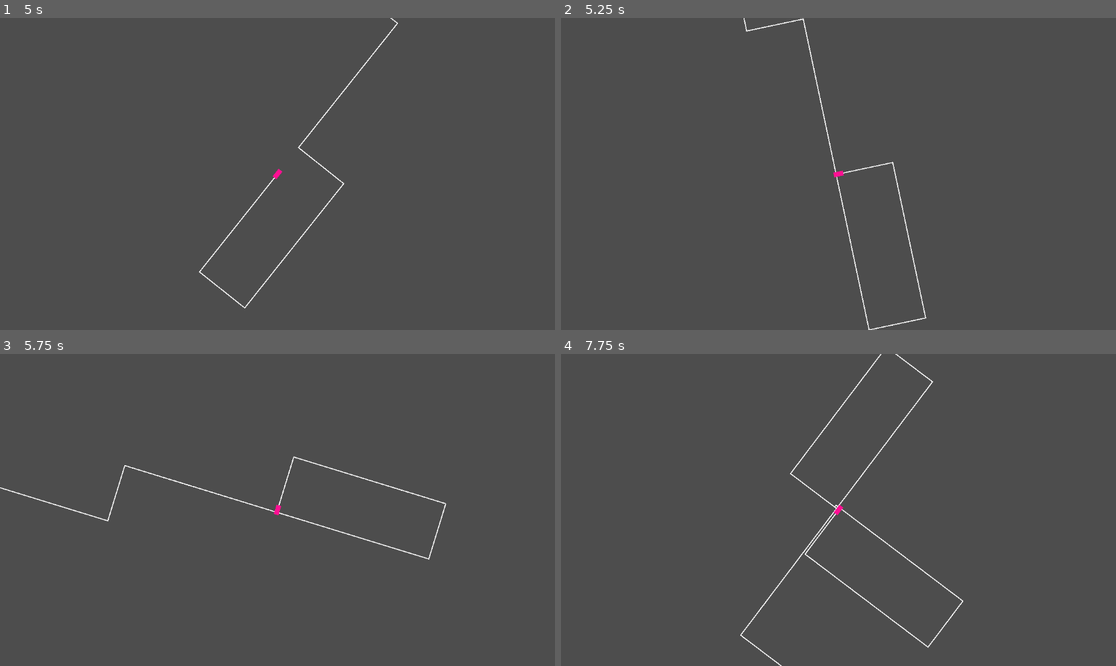
Above: before the commit, frames 1-4 (two rows, left to right).
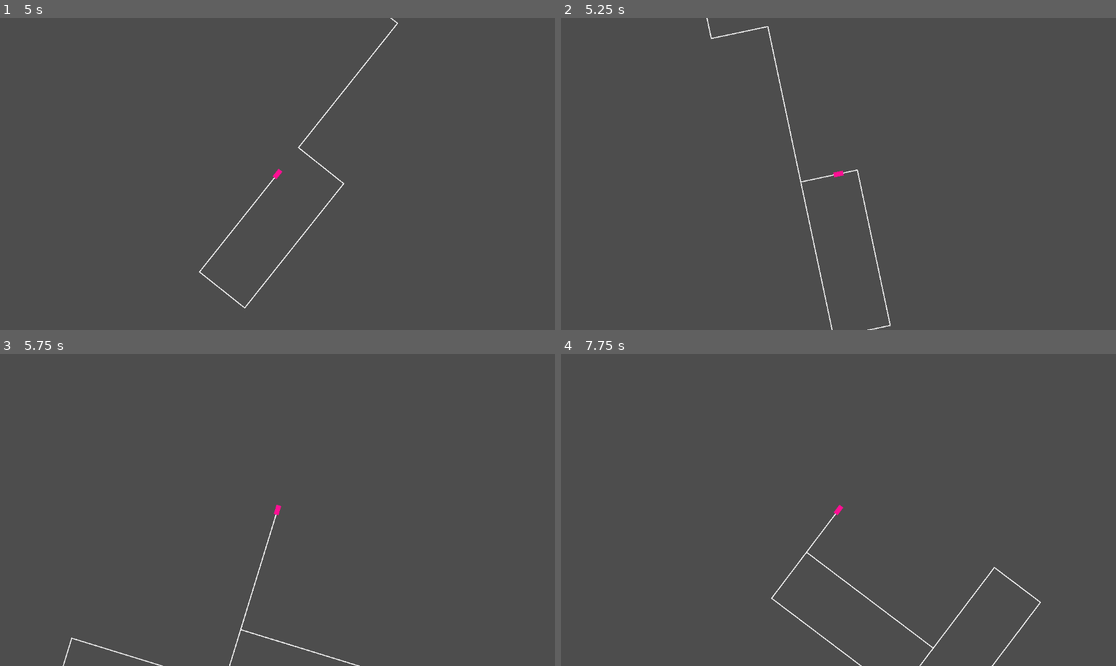
Above: after the commit, the same moments.

Repository: MaxMorfiX/GDTron
Game: Godot game, scene res://map.tscn
Same seed, same stepped clock (60 frames per second), same inputs: the game is played once before the commit and once after it.
Inputs:
- Up to frame 1 (5 s): tap Enter at 0.5 s; tap K (r2) at 0.6, 1.55, 2.3, 3.05, 3.8, 4.55 s; tap S (l1) at 1.35 s; tap D (l2) at 2.1 s; tap F (l3) at 2.85 s; tap Left (l4) at 3.6 s; tap J (r1) at 4.35 s
- Up to frame 2 (5.25 s): tap K (r2) at 5.1 s
- Up to frame 3 (5.75 s): no input
- Up to frame 4 (7.75 s): tap L (r3) at 5.85 s; tap K (r2) at 6.05, 6.8, 7.35 s; tap Right (r4) at 6.6 s

Frame 1 is identical in both runs. In frame 2, 0.9% of the frame differs, in the area x 26-66%, y 0-100%; in frame 3, 0.9%; in frame 4, 1.2%, in the area x 32-87%, y 0-100%.

Commit message:
remade the collision detection system (only detection for now, no handling)

Diff:
--- a/cycle/Trail/Wall/wall.gd
+++ b/cycle/Trail/Wall/wall.gd
@@ -1,30 +1,62 @@
-extends CollisionShape2D
+extends Area2D
 class_name Wall
 
-static var WALL_WIDTH: float = 0.1
+var collision_shape: CollisionShape2D
+var shape: RectangleShape2D
+
+static var WALL_WIDTH: float = 0.9
 
 var a: Vector2
 var b: Vector2
+
+var init_timeout: int = 2
+
+func _physics_process(_delta: float) -> void:
+	if init_timeout != 0: init_timeout -= 1
 
 func _init(point_a: Vector2, point_b: Vector2, rot: float) -> void:
 
 	a = point_a
 	b = point_b
 
+	body_entered.connect(_on_body_entered)
+	body_exited.connect(_on_body_exited)
+
+	init_collider(rot)
+
+func init_collider(rot: float) -> void:
+
 	var diff := b-a
 	var diffl := diff.length()
 
+	collision_shape = CollisionShape2D.new()
 	shape = RectangleShape2D.new()
+
 	shape.size = Vector2(diffl, WALL_WIDTH)
-	position = a + diff/2
-	rotation = rot
+	collision_shape.position = a + diff/2
+	collision_shape.rotation = rot
+
+	collision_shape.shape = shape
+
+	add_child(collision_shape)
 
 func shorten(shorten_amount: float) -> void:
 	var new_length: float = shape.size.y - shorten_amount
 	shape.size.y = max(new_length, 0) #to prevent setting length to below 0
 
-	position -= (a-b).normalized()*shorten_amount
+	position -= (a-b).normalized()*shorten_amount/2
 
 func extend(extend_vector: Vector2) -> void:
 	shape.size.y += extend_vector.length()
 	position += extend_vector/2
+
+
+func _on_body_entered(body: Node2D) -> void:
+	if body is not Cycle: return
+	body.on_wall_approached(self)
+
+
+func _on_body_exited(body: Node2D) -> void:
+	if body is not Cycle: return
+
+	body.on_wall_left(self)
--- a/cycle/Trail/Wall/wall.tscn
+++ b/cycle/Trail/Wall/wall.tscn
@@ -2,5 +2,13 @@
 
 [ext_resource type="Script" uid="uid://cvytaieakguau" path="res://cycle/Trail/Wall/wall.gd" id="1_kp6vt"]
 
-[node name="Wall" type="CollisionShape2D" unique_id=1742424978]
+[sub_resource type="RectangleShape2D" id="RectangleShape2D_kp6vt"]
+
+[node name="Area2D" type="Area2D" unique_id=725979281]
 script = ExtResource("1_kp6vt")
+
+[node name="CollisionShape2D" type="CollisionShape2D" parent="." unique_id=1742424978]
+shape = SubResource("RectangleShape2D_kp6vt")
+
+[connection signal="body_entered" from="." to="." method="_on_body_entered"]
+[connection signal="body_exited" from="." to="." method="_on_body_exited"]
--- a/cycle/Trail/trail.gd
+++ b/cycle/Trail/trail.gd
@@ -1,7 +1,7 @@
 extends Line2D
 class_name Trail
 
-@onready var body := $StaticBody2D
+@onready var walls_container := $Walls
 
 var last_rotation: float = 0
 var walls: Array[Wall] = []
@@ -9,88 +9,92 @@
 
 var length: float = 0
 
+var last_wall: Wall
+#var last_wall: Wall:
+	#get:
+		#if walls.size() < 1: return null
+		#return walls[walls.size()-1]
+
 func _ready() -> void:
-    width = 2
-    z_index = -10
+	width = 2
+	z_index = -10
 
 func update(pos: Vector2, rot: float) -> void:
-    #print("trail: ", points)
+	#print("trail: ", points)
 
-    #extend the last point
-    if rot == last_rotation and points.size() > 1:
-        extend_last_point_to(pos)
-        return
-    #else create a new point
+	#extend the last point
+	if rot == last_rotation and points.size() > 1:
+		extend_last_point_to(pos)
+		return
+	#else create a new point
 
-    add_new_point(pos, rot)
+	start_new_wall(pos, rot)
 
 func extend_last_point_to(pos: Vector2) -> void:
 
-    var p_size: int = points.size()
+	var p_size: int = points.size()
 
-    var diff := pos - points[p_size-1]
+	var diff := pos - points[p_size-1]
 
-    points[p_size-1] = pos
+	points[p_size-1] = pos
 
-    walls[p_size-2].extend(diff)
+	walls[p_size-2].extend(diff)
 
-    var diffl := diff.length()
-    handle_length(diffl)
+	var diffl := diff.length()
+	handle_length(diffl)
 
-func add_new_point(pos: Vector2, rot: float) -> void:
+func start_new_wall(pos: Vector2, rot: float) -> void:
 
-    add_point(pos)
-    last_rotation = rot
+	add_point(pos)
+	last_rotation = rot
 
-    #collision logic
+	#collision logic
 
-    if points.size() < 2: return
+	if points.size() < 2: return
 
-    var p1 := points[points.size() - 2]
-    var p2 := pos
-    var diff := p2-p1
-    var diffl := diff.length()
+	var p1 := points[points.size() - 2]
+	var p2 := pos
+	var diff := p2-p1
+	var diffl := diff.length()
 
-    handle_length(diffl)
+	handle_length(diffl)
 
-    var wall := Wall.new(p1, p2, rot)
+	create_wall(p1, p2, rot)
 
-    body.add_child(wall)
-    walls.push_back(wall)
+func create_wall(p1: Vector2, p2: Vector2, rot: float) -> void:
+	var wall := Wall.new(p1, p2, rot)
+
+	walls_container.add_child(wall)
+	walls.push_back(wall)
+
+	last_wall = wall
 
 func handle_length(add_value: float = 0) -> void:
 
-    length += add_value
-    #print("l: ", length)
-    if length < max_length: return
+	length += add_value
+	#print("l: ", length)
+	if length < max_length: return
 
-    var shorten_amount := length - max_length
-    var vec2 := points[1] - points[0]
-    var l := vec2.length()
-    #print("p1: ", points[1], "p2: ", points[2])
-    #print("l: ", l, ", shorten_amount: ", shorten_amount, "vec2: ", vec2)
-    if l <= shorten_amount:
-        remove_point(0)
+	var shorten_amount := length - max_length
+	var vec2 := points[1] - points[0]
+	var l := vec2.length()
+	#print("p1: ", points[1], "p2: ", points[2])
+	#print("l: ", l, ", shorten_amount: ", shorten_amount, "vec2: ", vec2)
+	if l <= shorten_amount:
+		remove_point(0)
 
-        length -= l
+		length -= l
 
-        walls[0].queue_free()
-        walls.remove_at(0)
+		walls[0].queue_free()
+		walls.remove_at(0)
 
-        handle_length()
-        return
+		handle_length()
+		return
 
-    #print("moving toward; initial: ", points[0])
-    points[0] = points[0].move_toward(points[1], shorten_amount)
-    length -= shorten_amount
+	#print("moving toward; initial: ", points[0])
+	points[0] = points[0].move_toward(points[1], shorten_amount)
+	length -= shorten_amount
 
-    walls[0].shorten(shorten_amount)
+	walls[0].shorten(shorten_amount)
 
-    #print("moving toward; after: ", points[0])
-
-
-
-func _on_area_2d_body_wall_entered(_body_rid: RID, _body: Node2D, _body_shape_index: int, local_shape_index: int) -> void:
-    if body != Cycle: return
-
-    body.wall_approached(body.shape_find_owner(local_shape_index))
+	#print("moving toward; after: ", points[0])
--- a/cycle/Trail/trail.tscn
+++ b/cycle/Trail/trail.tscn
@@ -5,4 +5,4 @@
 [node name="Trail" type="Line2D" unique_id=1164632653]
 script = ExtResource("1_coebx")
 
-[node name="StaticBody2D" type="StaticBody2D" parent="." unique_id=1399111166]
+[node name="Walls" type="Node2D" parent="." unique_id=1351821758]
--- a/cycle/cycle.gd
+++ b/cycle/cycle.gd
@@ -17,6 +17,8 @@
 var trail_scene: PackedScene = preload('res://cycle/Trail/trail.tscn');
 var trail: Trail = trail_scene.instantiate()
 
+var nearby_walls: Array[Wall] = []
+
 func _ready() -> void:
 	self_modulate = color
 	trail.max_length = trail_length
@@ -31,6 +33,8 @@
 
 	trail.update(position, rotation)
 	#print("adding ", position, " to points")
+
+	print(nearby_walls.size())
 
 func process_turns(delta: float) -> void:
 
@@ -56,5 +60,9 @@
 		rotation_degrees += ang
 		timeout = 0
 
-func wall_approached(wall: CollisionShape2D) -> void:
-	pass
+func on_wall_approached(wall: Wall) -> void:
+	nearby_walls.push_back(wall)
+
+func on_wall_left(wall: Wall) -> void:
+	var i := nearby_walls.find(wall)
+	nearby_walls.remove_at(i)
--- a/cycle/cycle.tscn
+++ b/cycle/cycle.tscn
@@ -5,8 +5,8 @@
 [sub_resource type="QuadMesh" id="QuadMesh_wfw5w"]
 size = Vector2(10, 20)
 
-[sub_resource type="SegmentShape2D" id="SegmentShape2D_r7rnt"]
-b = Vector2(0, 0)
+[sub_resource type="RectangleShape2D" id="RectangleShape2D_r7rnt"]
+size = Vector2(0, 0)
 
 [node name="Cycle" type="CharacterBody2D" unique_id=1717947741]
 script = ExtResource("1_qo4ur")
@@ -16,4 +16,4 @@
 mesh = SubResource("QuadMesh_wfw5w")
 
 [node name="CollisionShape2D" type="CollisionShape2D" parent="." unique_id=908589557]
-shape = SubResource("SegmentShape2D_r7rnt")
+shape = SubResource("RectangleShape2D_r7rnt")
